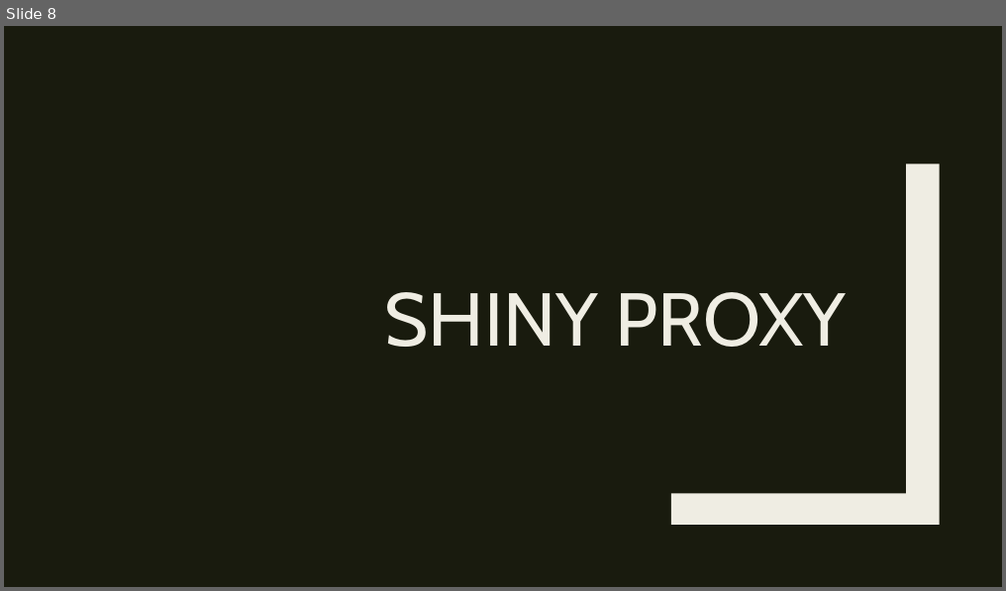
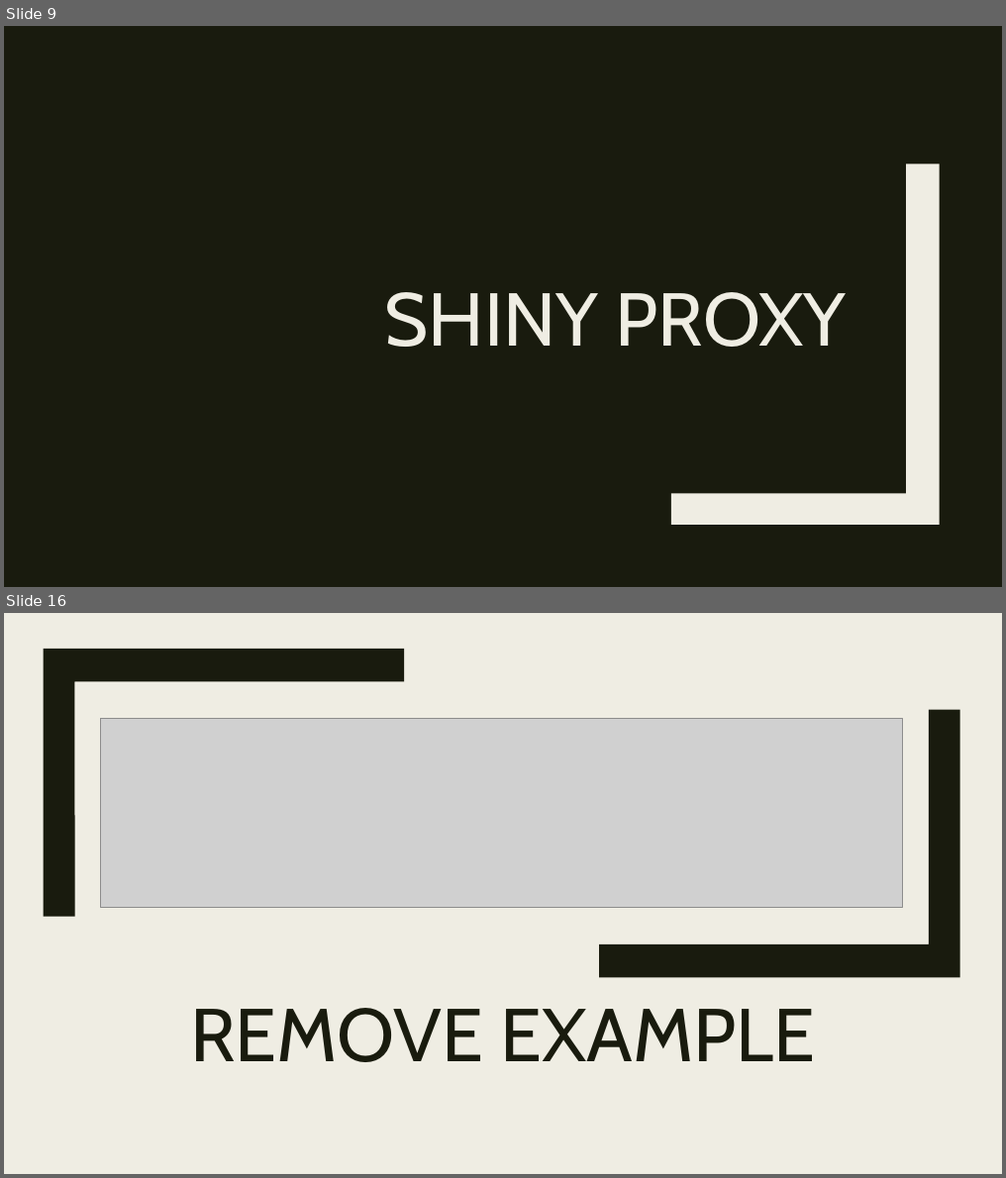
Before and after one commit to RforOperations2018/Class_10-Leaflet-Shiny, a slide deck: Class 10.pptx. Shown one above the other, each under a label of ours: slide 8 before the commit, slides 9 and 16 after it; the slides between them are not shown. The pictures are 1006x591 and 1006x1178 pixels, drawn with LibreOffice and Linux fonts; fonts in the diff are those of the drawing; grey boxes stand for pictures. Boxes give left, top, right and bottom in pixels: in the first picture for what was removed or moved away, otherwise in the second. Text is boxed around its words. In the diff, an @@ line names an element or a change of style, - is before the commit and + after.

```diff
--- a/Class 10.pptx
+++ b/Class 10.pptx
@@ slide 16 added at (4, 613, 1002, 1174), background #EFEDE3 @@
@@ rectangle added at (4, 613, 1002, 1174), fill #EFEDE3 @@
@@ rectangle added at (43, 613, 61, 1174), fill #191B0E @@
@@ freeform shape added at (43, 649, 404, 916), fill #191B0E @@
@@ picture added at (101, 719, 902, 907) @@
@@ freeform shape added at (599, 710, 960, 977), fill #191B0E @@
@@ title added at (190, 1008, 816, 1062), 72 pt, text #191B0E @@
+REMOVE EXAMPLE
@@ what was slide 8 is now slide 9 @@
```
Also in this commit, not shown: 3 slides changed, 7 other slides added, 4 slides removed, 1 other file.
